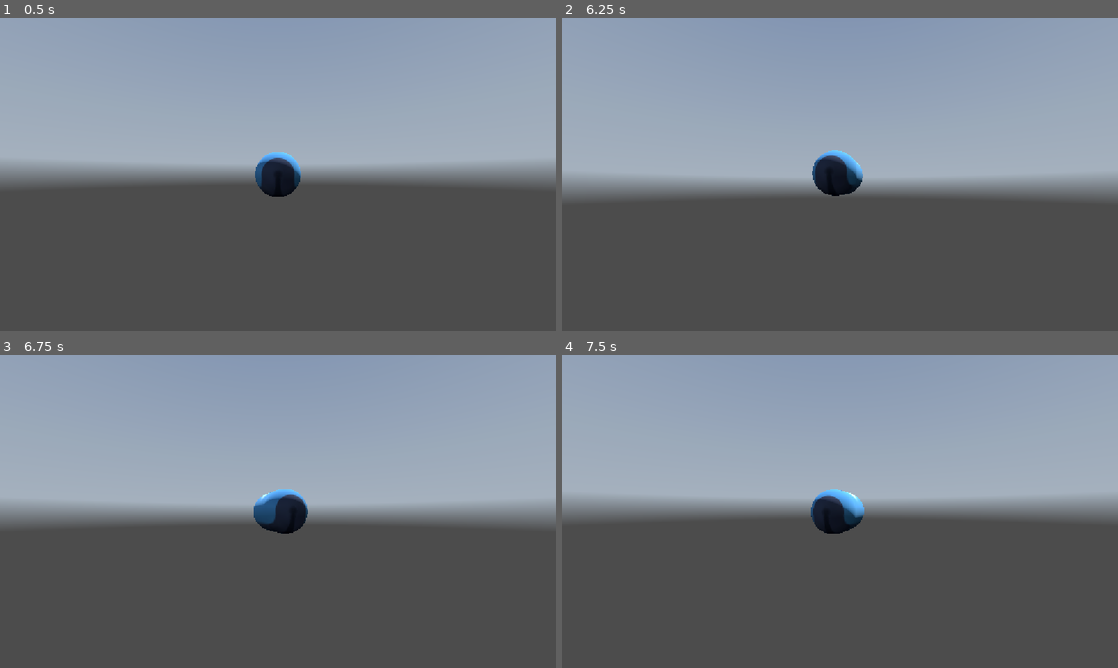
Above: before the commit, frames 1-4 (two rows, left to right).
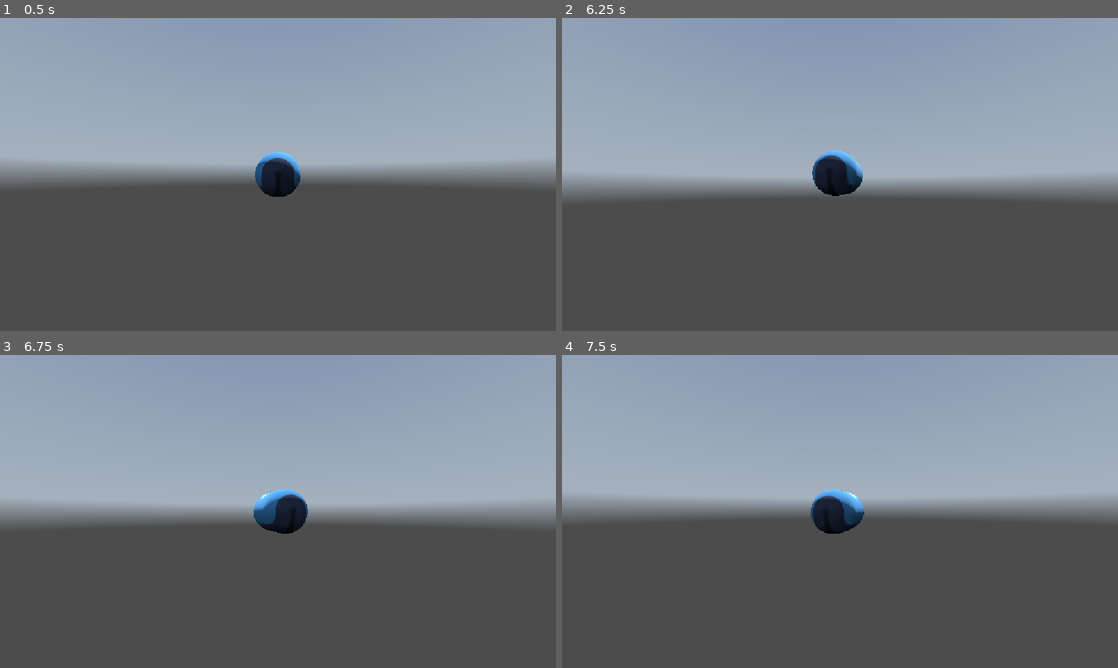
Above: after the commit, the same moments.

Repository: JanWack/untitled_underwater_game
Game: Godot game, scene res://scenes/test_map.tscn
The game is run twice, just before and just after one commit, with the same random seed, the same clock (stepped at 60 frames per second) and the same inputs. The engine's default icon, where the game draws it, is replaced by a stand-in: a white triangle on a blue panel in a dark square. A sky picture missing from this copy of the repository is replaced by a grey-blue gradient.
Inputs (mouse positions are in pixels of both pictures, inside the frame that each line leads up to):
- Up to frame 1 (0.5 s): no input
- Up to frame 2 (6.25 s): tap Enter at 0.5, 2, 3.5 s; move the mouse to (867, 174) at 0.52 s; hold Right mouse button (break) 0.53-1.28 s; hold Up (ui_up) 0.53-5.78 s; click (867, 174) at 0.8 s; tap Space at 1.25, 2.75, 4.25 s; move the mouse to (812, 174) at 1.27 s; click (812, 174) at 1.35 s; right-click (812, 174) at 1.55 s; move the mouse to (851, 168) at 2.02 s; hold Right mouse button (break) 2.03-2.78 s; click (851, 168) at 2.3 s; move the mouse to (834, 180) at 2.77 s; click (834, 180) at 2.85 s; right-click (834, 180) at 3.05 s; move the mouse to (878, 177) at 3.52 s; hold Right mouse button (break) 3.53-4.28 s; click (878, 177) at 3.8 s; move the mouse to (795, 171) at 4.27 s; click (795, 171) at 4.35 s; right-click (795, 171) at 4.55 s; move the mouse to (845, 174) at 5.02 s; hold Right mouse button (break) 5.03-5.78 s; click (845, 174) at 5.3 s; move the mouse to (817, 168) at 5.77 s; hold D (right) from 5.78 s (still down); click (817, 168) at 5.85 s; right-click (817, 168) at 6.05 s
- Up to frame 3 (6.75 s): move the mouse to (305, 511) at 6.52 s; release D (right) at 6.53 s; hold Up (ui_up) from 6.53 s (still down); hold Right mouse button (break) from 6.53 s (still down)
- Up to frame 4 (7.5 s): keep holding Up (ui_up); click (867, 511) at 6.8 s; move the mouse to (812, 511) at 7.27 s; release Right mouse button (break) at 7.28 s; click (812, 511) at 7.35 s

Frame 1 is identical in both runs. In frame 2, less than 0.1% of the frame differs, in the area x 45-55%, y 45-52%; in frame 3, 0.1%; in frame 4, 0.2%.

Commit message:
Added sub-controls

Diff:
--- a/untitled-underwater-game/scenes/submarine.tscn
+++ b/untitled-underwater-game/scenes/submarine.tscn
@@ -12,11 +12,10 @@
 radius = 0.52
 height = 2.1
 
-[node name="Submarine" type="CharacterBody3D" unique_id=795292559 node_paths=PackedStringArray("camera_origin", "camera_pivot", "camera")]
+[node name="Body" type="CharacterBody3D" unique_id=795292559 node_paths=PackedStringArray("camera_origin", "camera_pivot")]
 script = ExtResource("1_r3h5y")
 camera_origin = NodePath("CameraOrigin")
 camera_pivot = NodePath("CameraOrigin/CameraPivot")
-camera = NodePath("CameraOrigin/CameraPivot/SpringArm3D/Camera3D")
 
 [node name="MeshInstance3D" type="MeshInstance3D" parent="." unique_id=1851666133]
 transform = Transform3D(1, 0, 0, 0, -4.371139e-08, 1, 0, -1, -4.371139e-08, 0, 0, 0)
--- a/untitled-underwater-game/scripts/submarine.gd
+++ b/untitled-underwater-game/scripts/submarine.gd
@@ -2,51 +2,67 @@
 
 @export var camera_origin: Node3D
 @export var camera_pivot: Node3D
-@export var camera: Camera3D
 
-var SENS: float = 0.005
-const SPEED: float = 5.0
+# Camera
+@export var camera_smoothness: float = 20.0
+var camera_target_rot_x: float = 0.0
+var camera_target_rot_y: float = 0.0
+var camera_current_rot_x: float = 0.0
+var camera_current_rot_y: float = 0.0
 
-@export var camera_smoothness: float = 20.0
+# Player
+@export var smoothness: float = 20.0
 var target_rot_x: float = 0.0
 var target_rot_y: float = 0.0
 var current_rot_x: float = 0.0
 var current_rot_y: float = 0.0
+
+var SENS: float = 0.005
+const SPEED: float = 2.0
+const TURN_SPEED: float = 0.01
 
 
 func _ready() -> void:
 	Input.mouse_mode = Input.MOUSE_MODE_CAPTURED
 
 
-## Handles input that is not yet handled. Used for moving the camera
+## Handles input that is not yet handled. Used for moving the camera and input
 func _unhandled_input(event: InputEvent) -> void:
 	if event is InputEventMouseMotion:
 		var x: float = -event.relative.x * SENS
 		var y: float = -event.relative.y * SENS
-		target_rot_x = x
-		target_rot_y = y
+		camera_target_rot_x = x
+		camera_target_rot_y = y
 
 
 func _physics_process(delta: float) -> void:
-	# Camera movement
-	current_rot_x = lerp(current_rot_x, target_rot_x, camera_smoothness * delta)
-	current_rot_y = lerp(current_rot_y, target_rot_y, camera_smoothness * delta)
+	# Smooth camera movement
+	camera_current_rot_x = lerp(camera_current_rot_x, camera_target_rot_x, camera_smoothness * delta)
+	camera_current_rot_y = lerp(camera_current_rot_y, camera_target_rot_y, camera_smoothness * delta)
 
-	camera_origin.rotate_y(current_rot_x)
-	camera_pivot.rotate_x(current_rot_y)
+	camera_origin.rotate_y(camera_current_rot_x)
+	camera_pivot.rotate_x(camera_current_rot_y)
 	camera_pivot.rotation.x = clamp(camera_pivot.rotation.x, deg_to_rad(-85), deg_to_rad(85))
-	target_rot_x = 0.0
-	target_rot_y = 0.0
+	camera_target_rot_x = 0.0
+	camera_target_rot_y = 0.0
 
 	# Get the input direction and handle the movement/deceleration.
 	# As good practice, you should replace UI actions with custom gameplay actions.
-	var input_dir := Input.get_vector("ui_left", "ui_right", "ui_up", "ui_down")
-	var direction := (transform.basis * Vector3(input_dir.x, 0, input_dir.y)).normalized()
-	if direction:
-		velocity.x = direction.x * SPEED
-		velocity.z = direction.z * SPEED
+	var input_dir: Vector2 = Input.get_vector("left", "right", "up", "down") * TURN_SPEED
+	if input_dir:
+		rotate_y(-input_dir.x)
+		rotate_object_local(Vector3.RIGHT, input_dir.y)
+		rotation.x = clamp(rotation.x, deg_to_rad(-85), deg_to_rad(85))
+
+	var velocity_dir: float = 0.0
+	if Input.is_action_pressed("gas"):
+		velocity_dir += 1.0
+	if Input.is_action_pressed("break"):
+		velocity_dir -= 1.0
+
+	if velocity_dir != 0.0:
+		velocity = global_transform.basis.z * velocity_dir * SPEED
 	else:
-		velocity.x = move_toward(velocity.x, 0, SPEED)
-		velocity.z = move_toward(velocity.z, 0, SPEED)
+		velocity = velocity.move_toward(Vector3.ZERO, SPEED * delta)
 
 	move_and_slide()
Not shown, added: untitled-underwater-game/scenes/submarine.tscn2224532456.tmp
Not shown, added: untitled-underwater-game/scenes/submarine.tscn2231783210.tmp
Not shown, added: untitled-underwater-game/scenes/submarine.tscn2254950643.tmp
